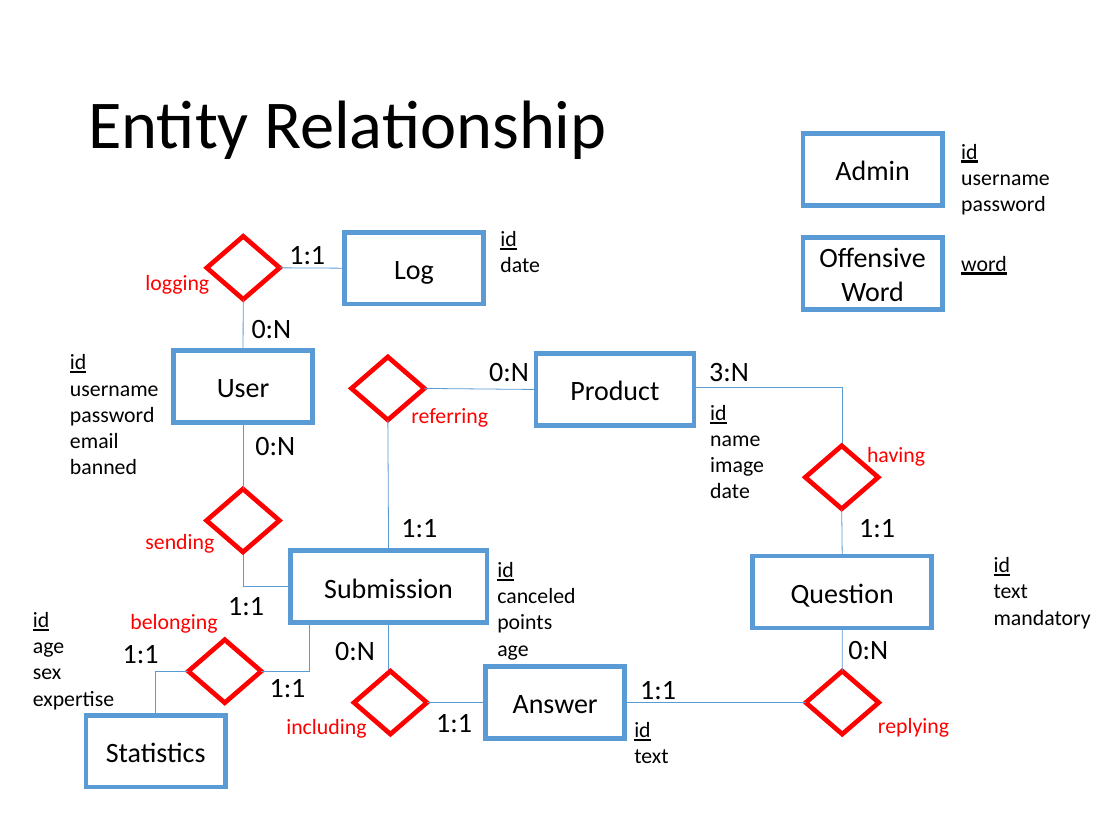
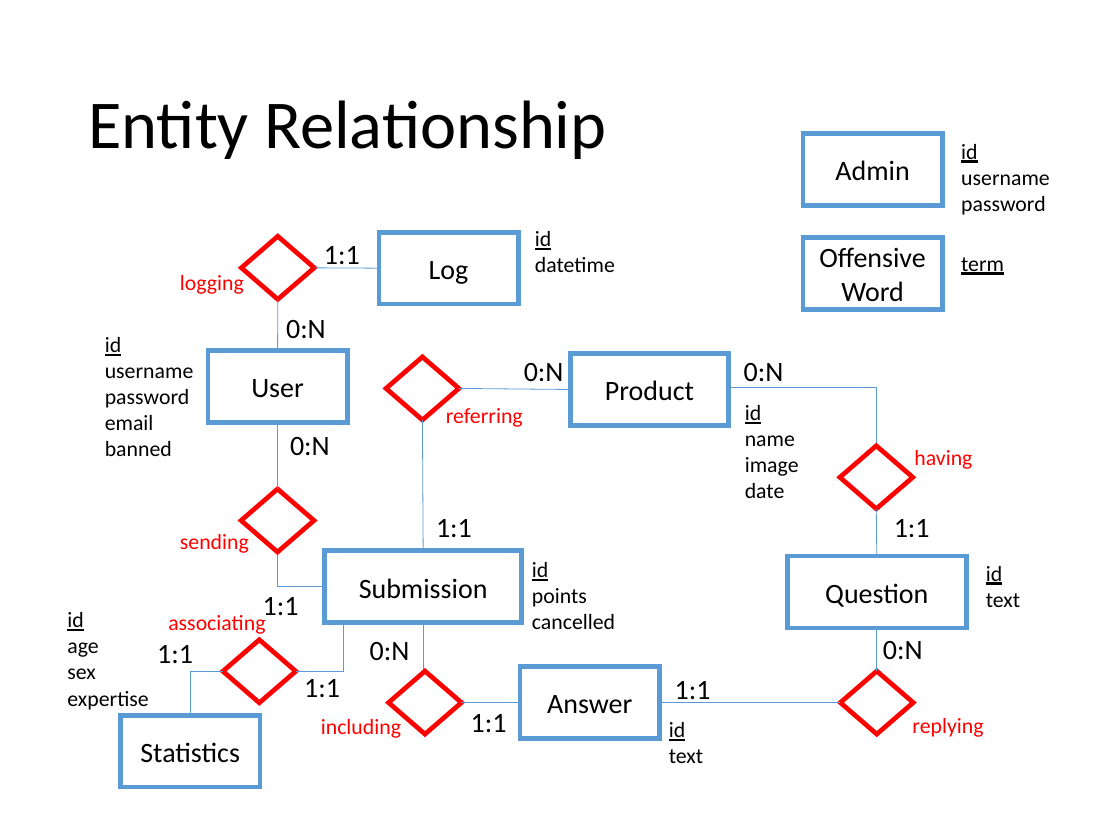
Before and after one commit to Danielededo/Gamified-marketing-application-DB2, a slide deck: slide 4 of Documentation/Presentation.pptx. Drawn at 1120x840 pixels with LibreOffice and Linux fonts; fonts in the diff are those of the drawing. Boxes give left, top, right and bottom in pixels: in the first picture for what was removed or moved away, otherwise in the second. Text is boxed around its words. In the diff, an @@ line names an element or a change of style, - is before the commit and + after.

```diff
--- a/Documentation/Presentation.pptx
+++ b/Documentation/Presentation.pptx
@@ text "id": place and size @@
-text "id" at [500, 231, 540, 272]
+text "id" at [535, 231, 615, 272]
@@ text at [535, 257, 615, 272]: text changed @@
-date
+datetime
@@ text at [961, 257, 1004, 275]: text changed @@
-word
+term
@@ text "id": place and size @@
-text "id" at [70, 354, 159, 474]
+text "id" at [105, 337, 194, 456]
@@ text at [744, 363, 784, 388]: text changed @@
-3:N
+0:N
@@ text "having": place and size @@
-text "having" at [867, 447, 925, 468]
+text "having" at [914, 450, 972, 469]
@@ 21 texts, 7 rectangles, 7 diamonds, 7 lines, 7 elbow lines: place and size @@
-21 texts, 7 rectangles, 7 diamonds, 7 lines, 7 elbow lines at [33, 232, 949, 787]
+21 texts, 7 rectangles, 7 diamonds, 7 lines, 7 elbow lines at [67, 232, 983, 787]
@@ text "id": place and size @@
-text "id" at [497, 562, 575, 660]
+text "id" at [532, 562, 615, 629]
@@ text "id": place and size @@
-text "id" at [994, 557, 1091, 629]
+text "id" at [986, 566, 1020, 607]
@@ text at [497, 588, 575, 603]: paragraph removed @@
-canceled
@@ text at [168, 615, 265, 637]: text changed @@
-belonging
+associating
@@ text at [532, 614, 615, 629]: text changed @@
-age
+cancelled
@@ text at [994, 610, 1091, 629]: paragraph removed @@
-mandatory
```
Also in this commit, not shown: 13 other slides changed, 12 slides added, 4 slides removed.
